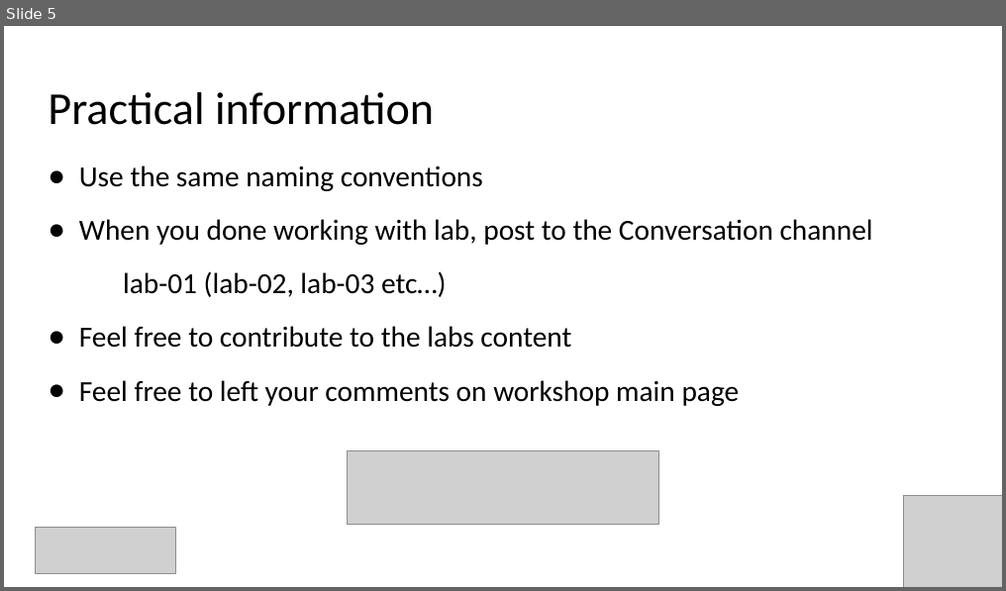
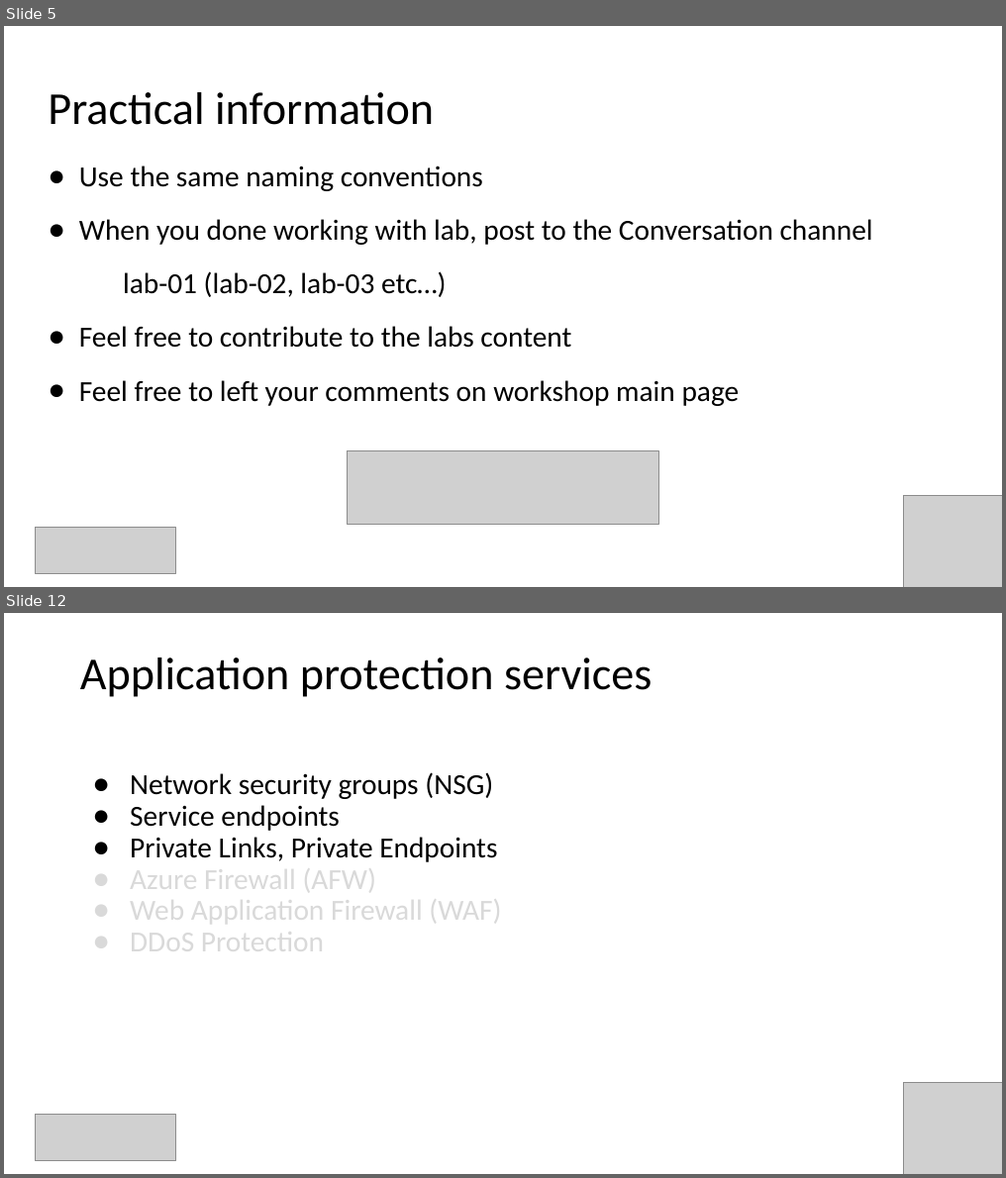
Before and after one commit to Infrastructure-AsCode/azure-private-links-labs, a slide deck: slides/private-links.pptx. Shown one above the other, each under a label of ours: slide 5 before the commit, slides 5 and 12 after it; the slides between them are not shown. The pictures are 1006x591 and 1006x1178 pixels, drawn with LibreOffice and Linux fonts; fonts in the diff are those of the drawing; grey boxes stand for pictures. Boxes give left, top, right and bottom in pixels: in the first picture for what was removed or moved away, otherwise in the second. Text is boxed around its words. In the diff, an @@ line names an element or a change of style, - is before the commit and + after.

```diff
--- a/slides/private-links.pptx
+++ b/slides/private-links.pptx
@@ slide 12 added at box(4, 613, 1002, 1174), background #FFFFFF @@
@@ title added at box(80, 658, 651, 697), 44 pt, text #000000 @@
+Application protection services
@@ text added at box(130, 772, 501, 960), 28 pt, text #000000 @@
+● Network security groups (NSG)
+● Service endpoints
+● Private Links, Private Endpoints
+● Azure Firewall (AFW)
+● Web Application Firewall (WAF)
+● DDoS Protection
@@ picture added at box(904, 1082, 1002, 1174) @@
@@ picture added at box(35, 1114, 175, 1161) @@
```
Also in this commit, not shown: 16 other slides added, 2 other files.
